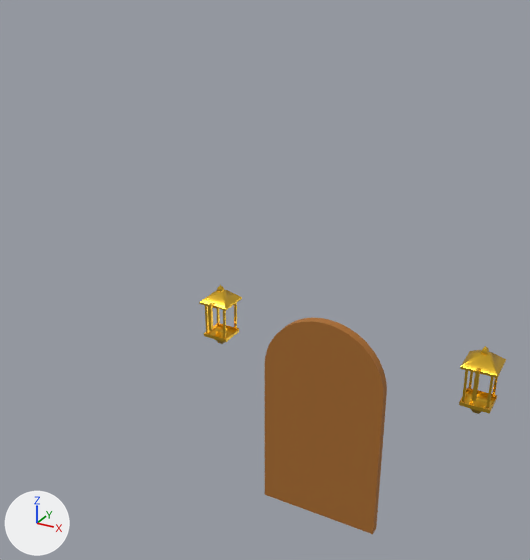
An edit to the glTF model art/models/tripo/house_deco/HaloShop_Flower/HaloShop_Flower_deco.glb, drawn before and after from the same camera.
Rendered twice from a 50 mm camera at (8.45, -14.56, 19.57) aimed at (-0.82, 2.29, 11.15). The lights are fixed; the arrows at lower left show +X, +Y and +Z. The older version comes first.

In view in the first picture: 'HaloShop_Flower_Lantern0', 'HaloShop_Flower_Lantern1', 'HaloShop_Flower_Leaf'.
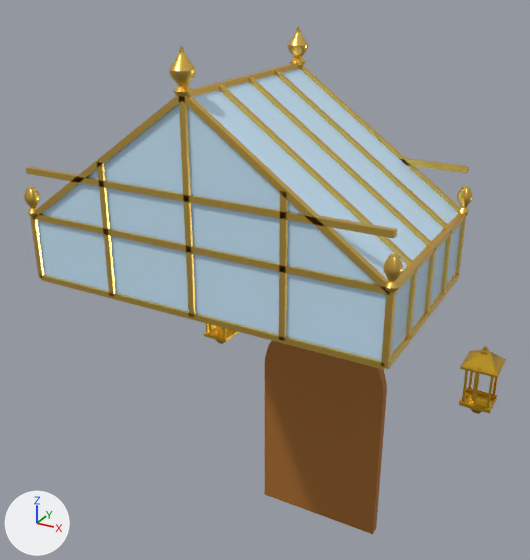
Pixel boxes (x1, y1, x2, y2) of what changed, in the pictures (530 x 560 px):
'HaloShop_Flower_RoofGlass', added (blue)
    after: (37, 68, 461, 361)
'HaloShop_Flower_RoofFrame', added (yellow)
    after: (26, 63, 469, 370)
'HaloShop_Flower_RoofFinial1', added (yellow)
    after: (169, 45, 196, 96)
'HaloShop_Flower_RoofFinial3', added (yellow)
    after: (383, 254, 403, 292)
'HaloShop_Flower_RoofFinial0', added (yellow)
    after: (288, 26, 308, 65)
'HaloShop_Flower_RoofFinial4', added
    after: (457, 186, 473, 216)
'HaloShop_Flower_RoofFinial2', added
    after: (24, 186, 40, 216)
'HaloShop_Flower_Lantern0', unchanged, covered by the edit
    before: (199, 285, 242, 344)
    after: (204, 323, 238, 344)

The change, as a diff of the scene's bpy script:
```diff
--- a/art/models/tripo/house_deco/HaloShop_Flower/HaloShop_Flower_deco.glb.py
+++ b/art/models/tripo/house_deco/HaloShop_Flower/HaloShop_Flower_deco.glb.py
@@ me_haloshop_flower_roofglass @@
+me_haloshop_flower_roofglass.from_pydata([(-4.5, -2.5, 12.3), (4.5, -2.5, 12.3), (4.5, -2.5, 13.9), (-4.5, -2.5, 13.9), (4.5, 2.5, 12.3), (-4.5, 2.5, 12.3), (-4.5, 2.5, 13.9), (4.5, 2.5, 13.9), (0.0, -2.5, 17.1), (0.0, 2.5, 17.1)], [], [(0, 1, 2), (0, 2, 3), (4, 5, 6), (4, 6, 7), (1, 4, 7), (1, 7, 2), (5, 0, 3), (5, 3, 6), (3, 8, 9), (3, 9, 6), (2, 7, 9), (2, 9, 8), (6, 7, 9), (3, 8, 2)])
+me_haloshop_flower_roofglass.materials.append(mat_haloshop_flower_roofglassmat)  # blue #cae8fb
@@ ob_haloshop_flower_roofglass @@
+ob_haloshop_flower_roofglass = bpy.data.objects.new('HaloShop_Flower_RoofGlass', me_haloshop_flower_roofglass)
+ob_haloshop_flower_roofglass.location = (0.0, 0.0, 0.0)
@@ ob_haloshop_flower_roofframe @@
+ob_haloshop_flower_roofframe = bpy.data.objects.new('HaloShop_Flower_RoofFrame', me_haloshop_flower_roofframe)  # 296 vertices, 444 faces; spans x -4.57..4.57, y -2.57..2.57, z 12.23..17.17; in mat_haloshop_flower_roofgold (yellow #ffd469)
+ob_haloshop_flower_roofframe.location = (0.0, 0.0, 0.0)
@@ ob_haloshop_flower_rooffinial4 @@
+ob_haloshop_flower_rooffinial4 = bpy.data.objects.new('HaloShop_Flower_RoofFinial4', me_haloshop_flower_rooffinial4)  # 98 vertices, 192 faces; spans x 4.318..4.682, y 2.318..2.682, z 13.9..14.6; in mat_haloshop_flower_roofgold (yellow #ffd469)
+ob_haloshop_flower_rooffinial4.location = (0.0, 0.0, 0.0)
@@ ob_haloshop_flower_rooffinial3 @@
+ob_haloshop_flower_rooffinial3 = bpy.data.objects.new('HaloShop_Flower_RoofFinial3', me_haloshop_flower_rooffinial3)  # 98 vertices, 192 faces; spans x 4.318..4.682, y -2.682..-2.318, z 13.9..14.6; in mat_haloshop_flower_roofgold (yellow #ffd469)
+ob_haloshop_flower_rooffinial3.location = (0.0, 0.0, 0.0)
@@ ob_haloshop_flower_rooffinial2 @@
+ob_haloshop_flower_rooffinial2 = bpy.data.objects.new('HaloShop_Flower_RoofFinial2', me_haloshop_flower_rooffinial2)  # 98 vertices, 192 faces; spans x -4.682..-4.318, y -2.682..-2.318, z 13.9..14.6; in mat_haloshop_flower_roofgold (yellow #ffd469)
+ob_haloshop_flower_rooffinial2.location = (0.0, 0.0, 0.0)
@@ ob_haloshop_flower_rooffinial1 @@
+ob_haloshop_flower_rooffinial1 = bpy.data.objects.new('HaloShop_Flower_RoofFinial1', me_haloshop_flower_rooffinial1)  # 98 vertices, 192 faces; spans x -0.26..0.26, y -2.76..-2.24, z 17.1..18.05; in mat_haloshop_flower_roofgold (yellow #ffd469)
+ob_haloshop_flower_rooffinial1.location = (0.0, 0.0, 0.0)
@@ ob_haloshop_flower_rooffinial0 @@
+ob_haloshop_flower_rooffinial0 = bpy.data.objects.new('HaloShop_Flower_RoofFinial0', me_haloshop_flower_rooffinial0)  # 98 vertices, 192 faces; spans x -0.26..0.26, y 2.24..2.76, z 17.1..18.05; in mat_haloshop_flower_roofgold (yellow #ffd469)
+ob_haloshop_flower_rooffinial0.location = (0.0, 0.0, 0.0)
```
